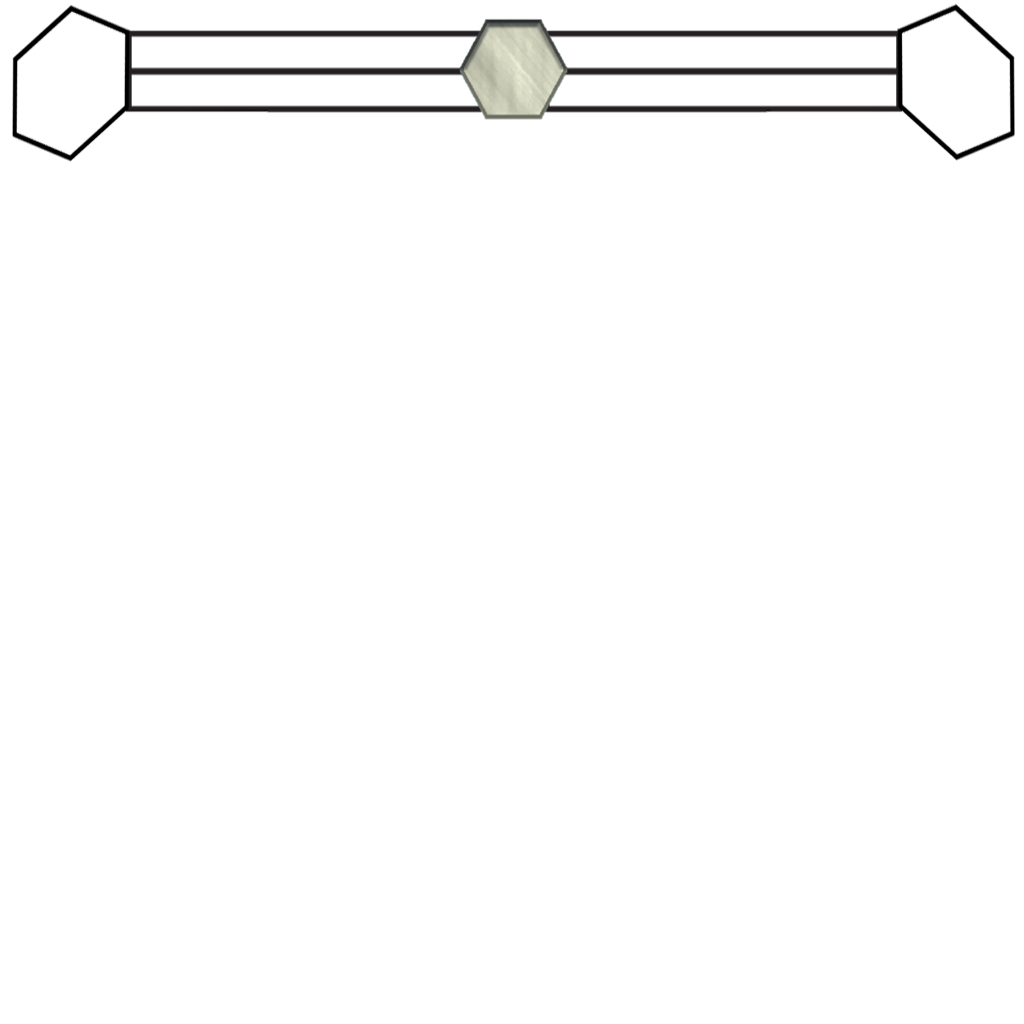
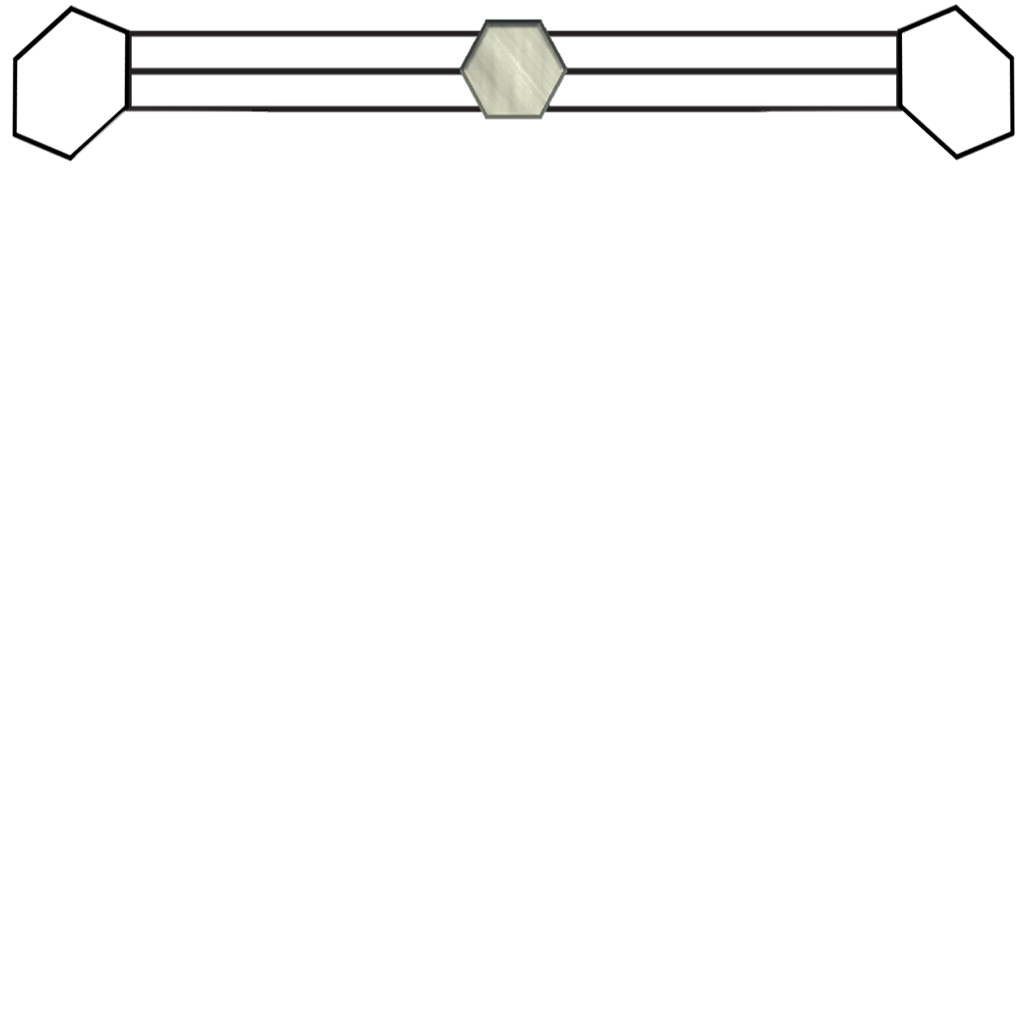
Layer changes from the first 1024×1024 image to the second:
added layer "Layer 5" (65%) above "Layer 1" over left=72, top=108, right=934, bottom=159
